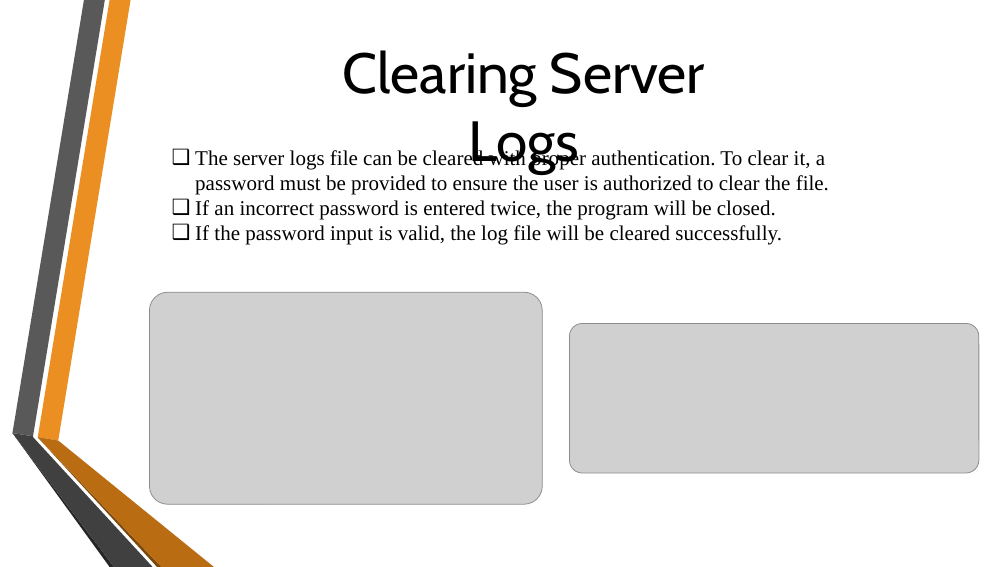
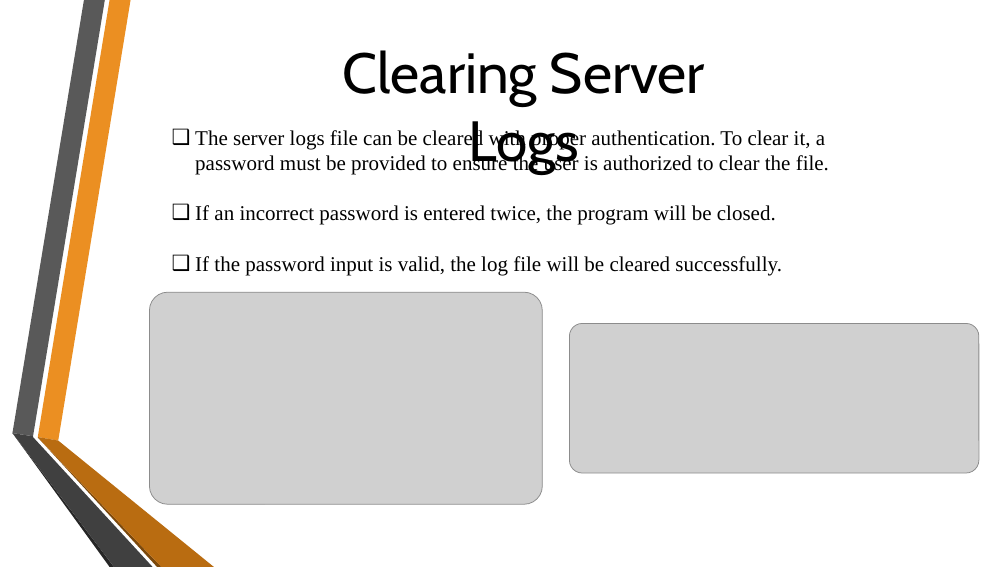
Before and after one commit to krithick14/EZ-ADMIN, a slide deck: slide 9 of Docs/Project.pptx. Drawn at 1008x567 pixels with LibreOffice and Linux fonts; fonts in the diff are those of the drawing; grey boxes stand for pictures; background and template pictures are left out. Boxes give left, top, right and bottom in pixels: in the first picture for what was removed or moved away, otherwise in the second. Text is boxed around its words. In the diff, an @@ line names an element or a change of style, - is before the commit and + after.

```diff
--- a/Docs/Project.pptx
+++ b/Docs/Project.pptx
@@ text "The server logs file can ..." rewrapped from box(195, 148, 829, 245) to box(195, 129, 829, 276) @@
```
Also in this commit, not shown: 10 other slides changed.
